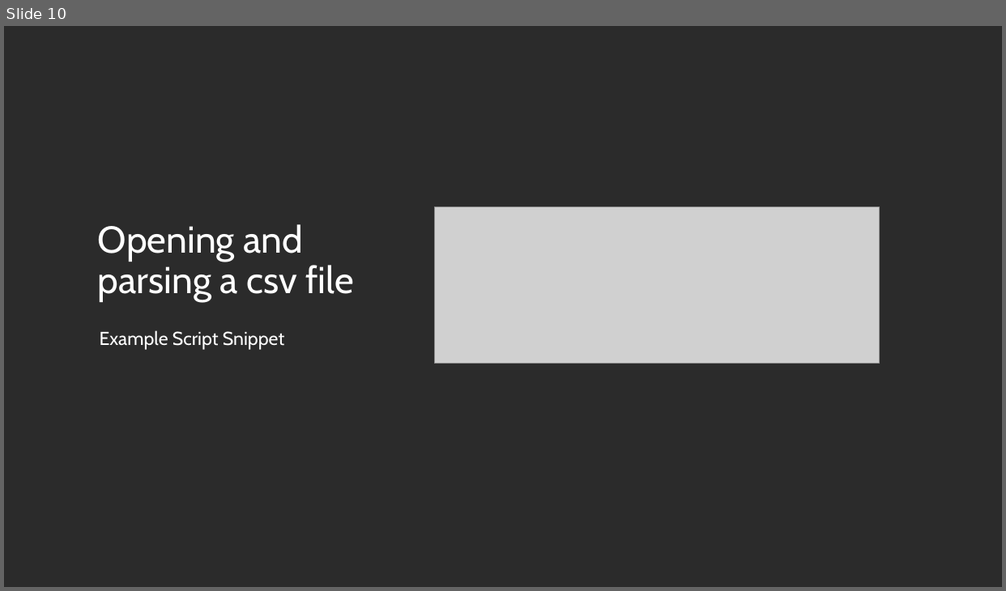
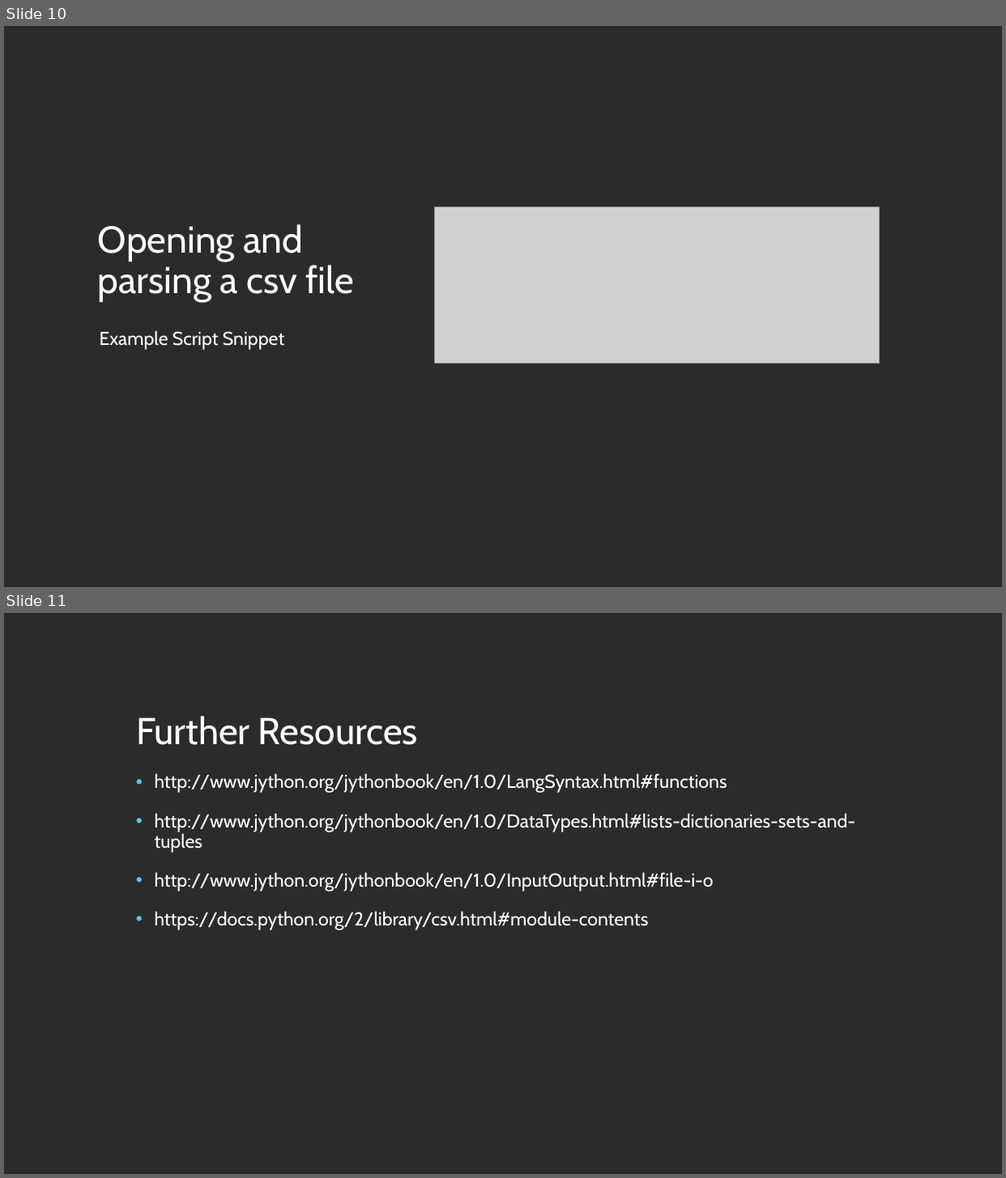
Before and after one commit to NickBelli/Sikuli-Jython-Training, a slide deck: Part 3 Functions, Lists, and File IO.ppt. Shown one above the other, each under a label of ours: slide 10 before the commit, slides 10 and 11 after it. The pictures are 1006x591 and 1006x1178 pixels, drawn with LibreOffice and Linux fonts; fonts in the diff are those of the drawing; grey boxes stand for pictures; background and template pictures are left out; a plain dark background stands for a picture behind light text. Boxes give left, top, right and bottom in pixels: in the first picture for what was removed or moved away, otherwise in the second. Text is boxed around its words. In the diff, an @@ line names an element or a change of style, - is before the commit and + after.

Commit message:
Updated with Resource Slide

```diff
--- a/Part 3 Functions, Lists, and File IO.ppt
+++ b/Part 3 Functions, Lists, and File IO.ppt
@@ slide 11 added at <box>4,613,1002,1174</box>, background picture (left out) @@
@@ title added at <box>136,716,418,745</box>, 36 pt, text #FFFFFF @@
+Further Resources
@@ text added at <box>155,773,856,931</box>, 18 pt, text #FFFFFF @@
+• http://www.jython.org/jythonbook/en/1.0/LangSyntax.html#functions
+• http://www.jython.org/jythonbook/en/1.0/DataTypes.html#lists-dictionaries-sets-and-tuples
+• http://www.jython.org/jythonbook/en/1.0/InputOutput.html#file-i-o
+• https://docs.python.org/2/library/csv.html#module-contents
```
